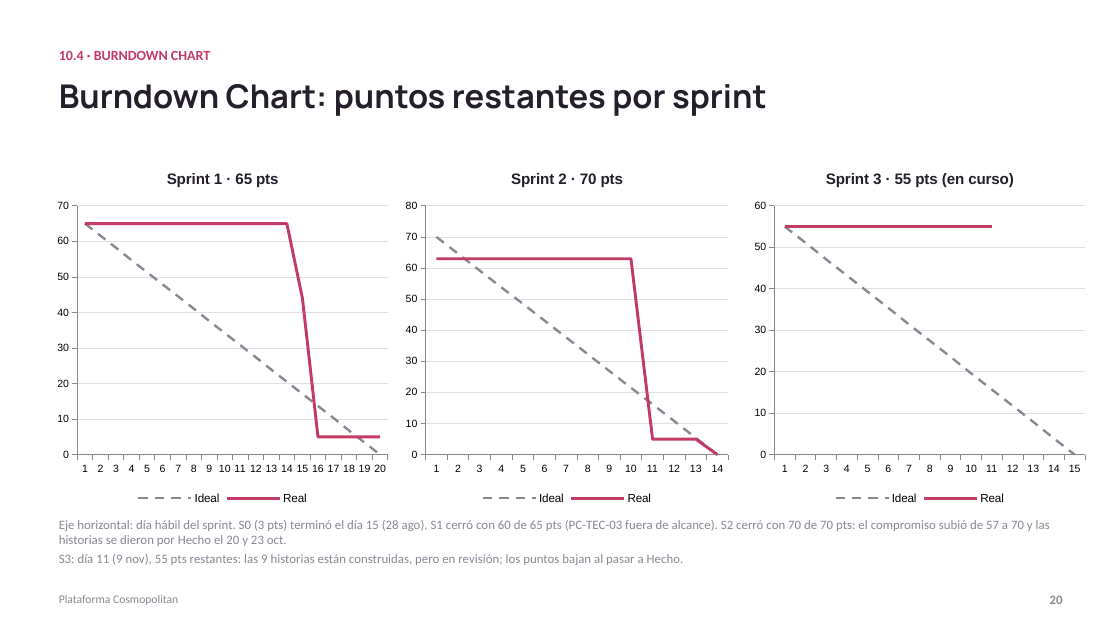
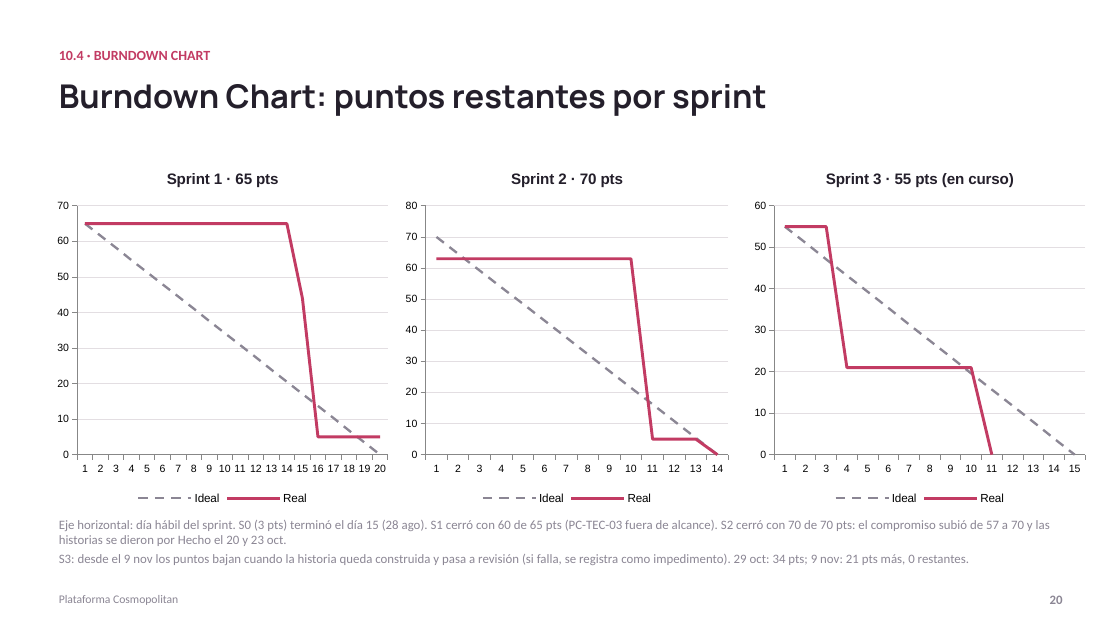
Before and after one commit to ChristianCuadra/capstone, a slide deck: slide 20 of Fase 2/Evidencias Proyecto/Presentación Proyecto.pptx. Drawn at 1120x630 pixels with LibreOffice and Linux fonts; fonts in the diff are those of the drawing. Boxes give left, top, right and bottom in pixels: in the first picture for what was removed or moved away, otherwise in the second. Text is boxed around its words. In the diff, an @@ line names an element or a change of style, - is before the commit and + after.

Commit message:
Burndown S3: las historias en revisión cuentan como avance (criterio del 9 nov); Sprint Backlog, Incremento y presentación ajustados

```diff
--- a/Fase 2/Evidencias Proyecto/Presentación Proyecto.pptx
+++ b/Fase 2/Evidencias Proyecto/Presentación Proyecto.pptx
@@ line chart at bbox=[748, 155, 1092, 508] @@
-Real: 55, 55, 55, 55, 55, 55, 55, 55, 55, 55, 55, -, -, -, -
+Real: 55, 55, 55, 21, 21, 21, 21, 21, 21, 21, 0, -, -, -, -
@@ text at bbox=[59, 554, 969, 565]: text changed @@
-S3: día 11 (9 nov), 55 pts restantes: las 9 historias están construidas, pero en revisión; los puntos bajan al pasar a Hecho.
+S3: desde el 9 nov los puntos bajan cuando la historia queda construida y pasa a revisión (si falla, se registra como impedimento). 29 oct: 34 pts; 9 nov: 21 pts más, 0 restantes.
```
Also in this commit, not shown: 3 other slides changed, 3 other files.
